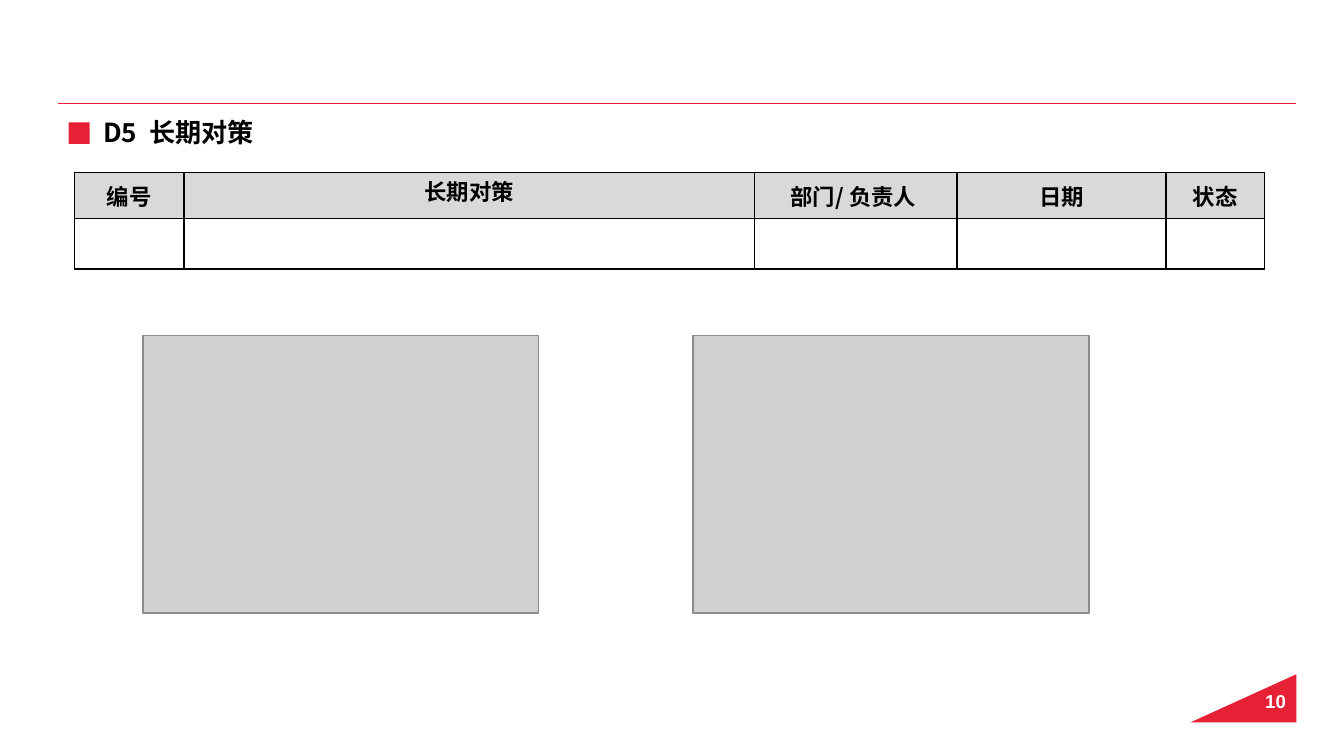
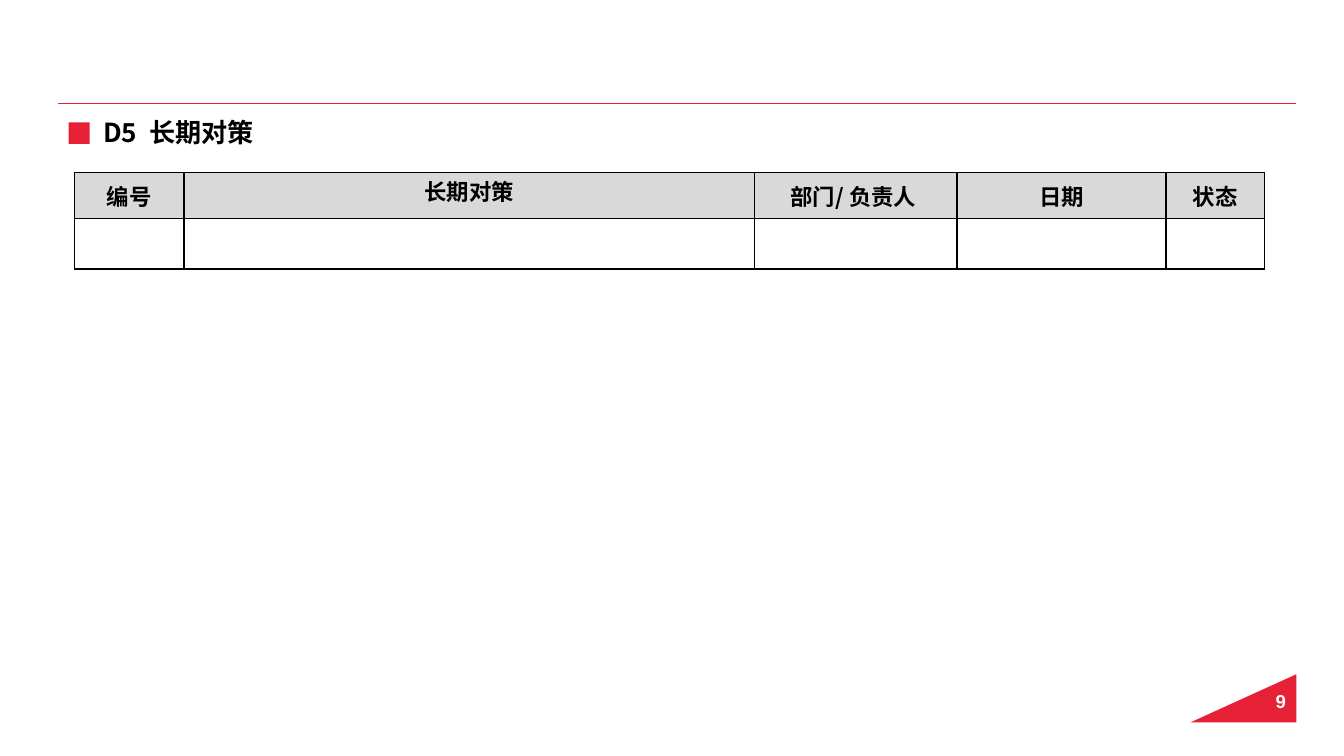
Before and after one commit to QX9967/8D, a slide deck: slide 10 of 8D模板.pptx (slide 11 before the commit). Drawn at 1344x756 pixels with LibreOffice and Linux fonts; fonts in the diff are those of the drawing; grey boxes stand for pictures; background and template pictures are left out. Boxes give left, top, right and bottom in pixels: in the first picture for what was removed or moved away, otherwise in the second. Text is boxed around its words. In the diff, an @@ line names an element or a change of style, - is before the commit and + after.

```diff
--- a/8D模板.pptx
+++ b/8D模板.pptx
@@ picture removed at (142, 336, 538, 613) @@
@@ picture removed at (694, 336, 1089, 613) @@
@@ page number at (1276, 695, 1286, 708): text changed @@
-10
+9
```
Also in this commit, not shown: 4 other slides changed, 1 slide removed, 30 other files.
